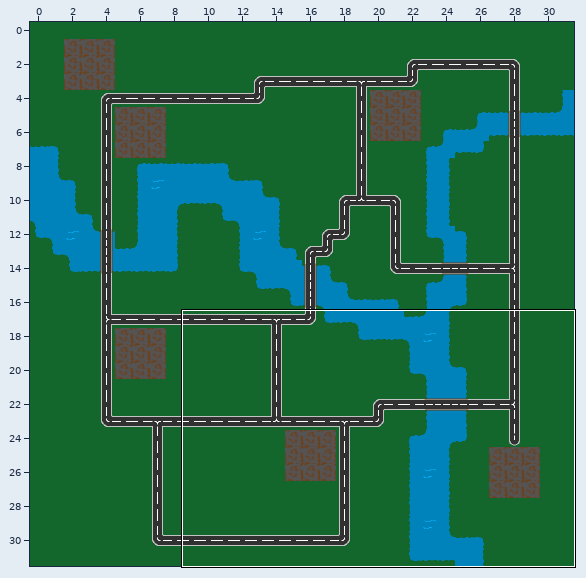
A Tiled map gets an edit: core/assets/maps/newMap.tmx. The first picture is a wide view before the edit; the outline marks the close-up.
Close-up. Before the edit:
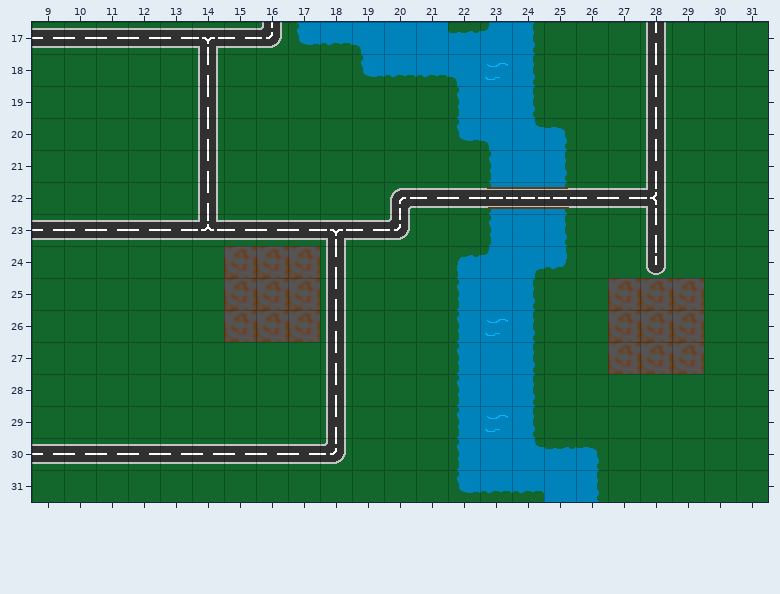
Cells are 32x32 px. Shown: x 9..31, y 17..31.
And afterwards:
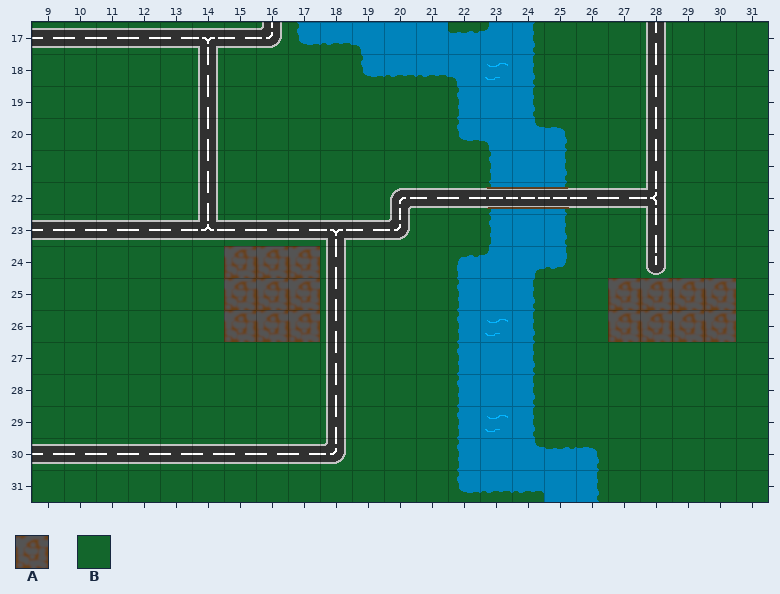
Key: from "Tiles": A 30, B 38.
_ is an empty cell.
The edit:
Layer "Tile Layer 1":
y 25..26: x 30 B -> A
y 27: x 27..29 AAA -> BBB
Where, in picture pixels (left, top, right, bottom), the same in both close-ups:
changed: (608, 278, 736, 374)
